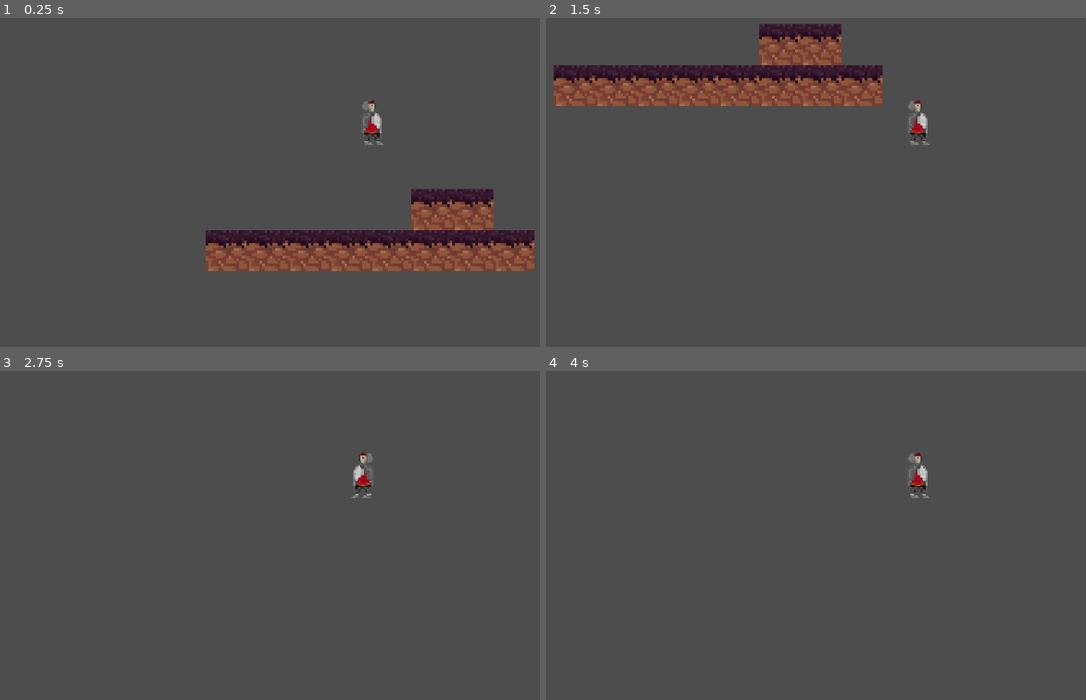
Above: before the commit, frames 1-4 (two rows, left to right).
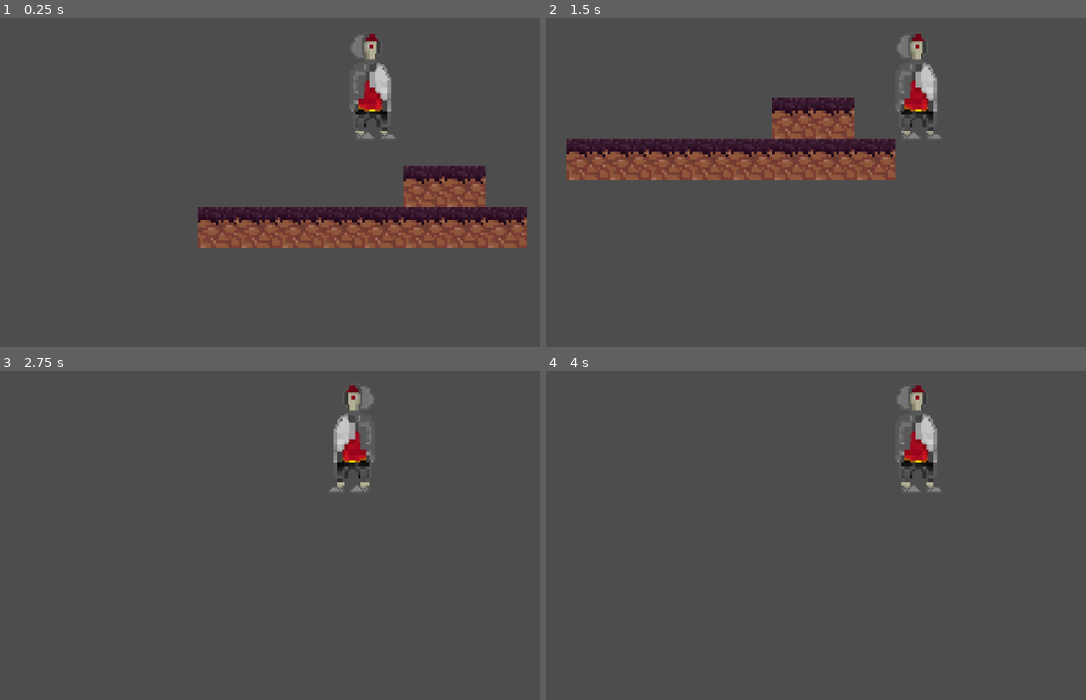
Above: after the commit, the same moments.

Repository: ZeusCraftCode/VampGame2D
Game: Godot game, scene res://scenes/game.tscn
The game is run twice, just before and just after one commit, with the same random seed, the same clock (stepped at 60 frames per second) and the same inputs.
Inputs:
- Up to frame 1 (0.25 s): no input
- Up to frame 2 (1.5 s): hold D (Rechts-Laufen) from 0.53 s (still down); tap Space (Springen) at 0.77 s
- Up to frame 3 (2.75 s): tap Space (Springen) at 1.52 s; release D (Rechts-Laufen) at 2.03 s; hold A (Links-Laufen) from 2.03 s (still down)
- Up to frame 4 (4 s): release A (Links-Laufen) at 2.78 s; hold D (Rechts-Laufen) from 2.78 s (still down); tap Space (Springen) at 3.02, 3.77 s

The runs differ from the first frame. In frame 1, 14% of the frame differs, in the area x 36-99%, y 4-77%; in frame 2, 20%, in the area x 1-74%, y 1-50%; in frame 3, 1.4%; in frame 4, 1.4%.

Commit message:
Sprite größe vom Protagonisten

Diff:
--- a/scenes/game.tscn
+++ b/scenes/game.tscn
@@ -94,7 +94,7 @@
 tile_set = SubResource("TileSet_fvorn")
 
 [node name="Spieler" parent="." instance=ExtResource("1_lxdia")]
-position = Vector2(0, -12)
+position = Vector2(3, -3)
 
 [node name="Camera" type="Camera2D" parent="Spieler"]
 zoom = Vector2(4, 4)
--- a/scenes/spieler.tscn
+++ b/scenes/spieler.tscn
@@ -4,7 +4,7 @@
 [ext_resource type="Texture2D" uid="uid://b3c6sr6whecgq" path="res://assets/sprites/Protagonist_idle.png" id="2_fskh6"]
 
 [sub_resource type="RectangleShape2D" id="RectangleShape2D_3a0pa"]
-size = Vector2(7, 17)
+size = Vector2(8.5, 21)
 
 [sub_resource type="AtlasTexture" id="AtlasTexture_tiwb4"]
 atlas = ExtResource("2_fskh6")
@@ -46,12 +46,13 @@
 script = ExtResource("1_l3emj")
 
 [node name="CollisionShape2D" type="CollisionShape2D" parent="."]
-position = Vector2(0.5, -6.5)
+position = Vector2(0.5, -21)
+scale = Vector2(2, 2)
 shape = SubResource("RectangleShape2D_3a0pa")
 
 [node name="AnimatedSprite2D" type="AnimatedSprite2D" parent="."]
-position = Vector2(-1, -7)
-scale = Vector2(0.34375, 0.296875)
+position = Vector2(-3, -22)
+scale = Vector2(0.7, 0.7)
 sprite_frames = SubResource("SpriteFrames_b62ct")
 autoplay = "default"
 frame = 3
